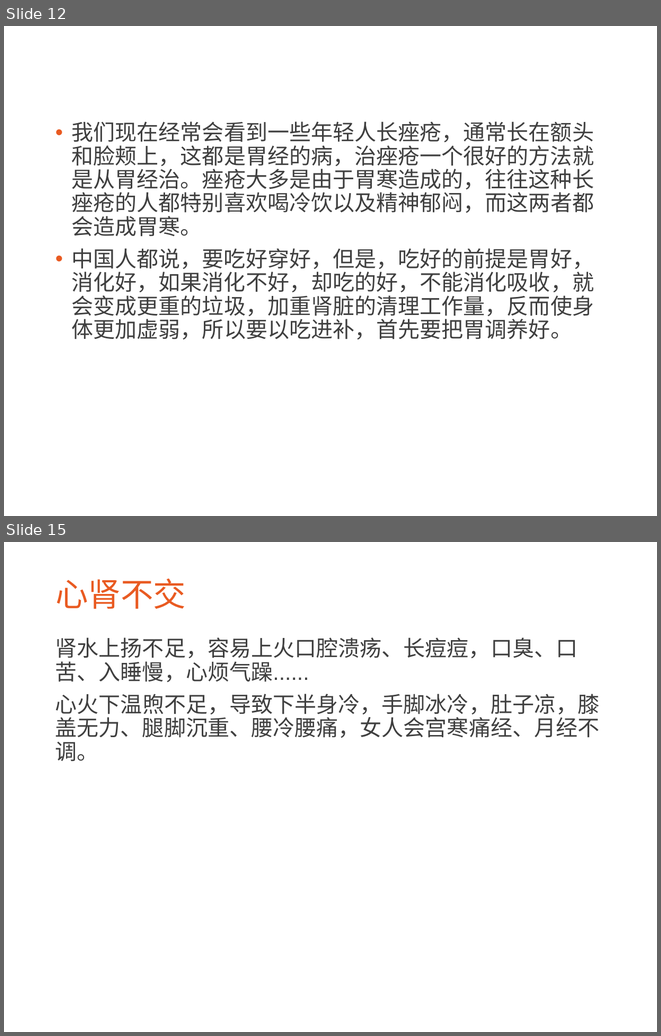
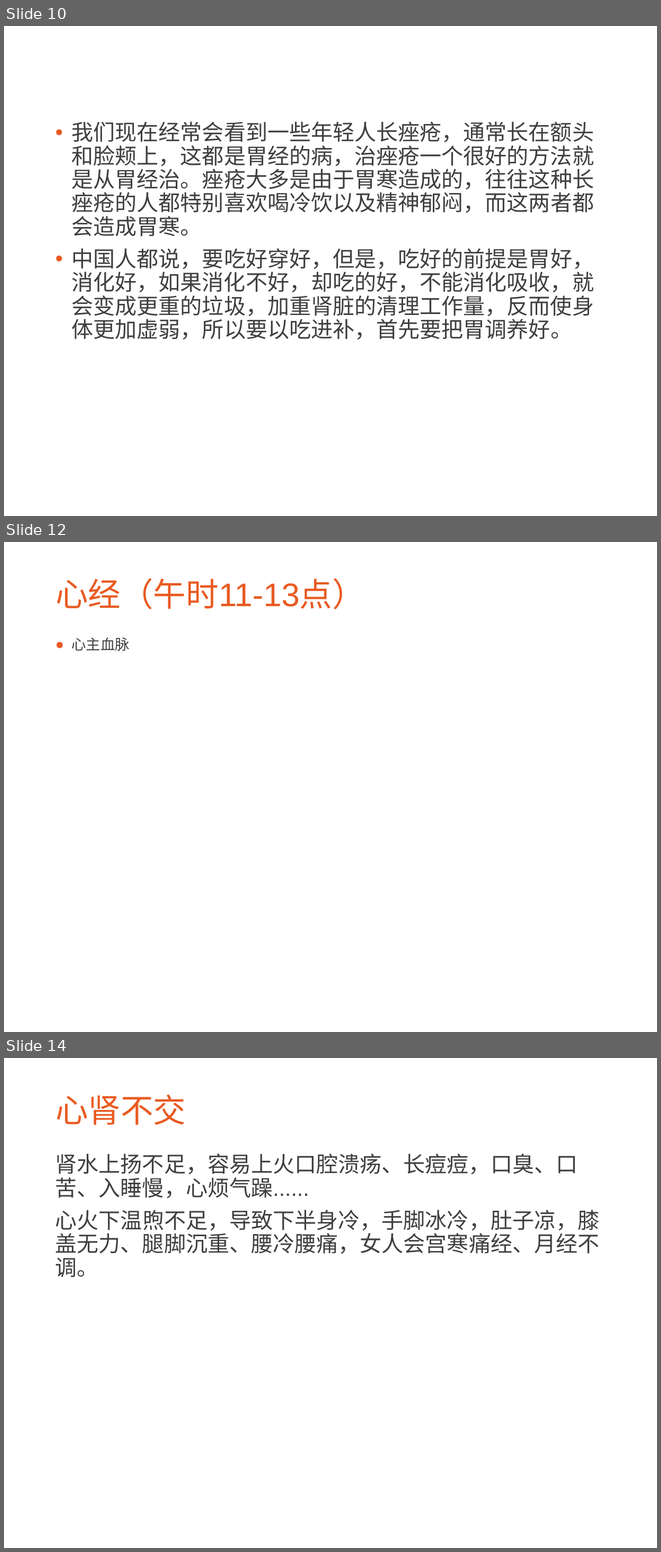
Before and after one commit to CatMan1994/file, a slide deck: 中医与养生分享会/中医与养生.ppt. Shown one above the other, each under a label of ours: slides 12 and 15 before the commit, slides 10, 12 and 14 after it; the slides between them are not shown. The pictures are 661x1036 and 661x1552 pixels, drawn with LibreOffice and Linux fonts; fonts in the diff are those of the drawing; background and template pictures are left out. Boxes give left, top, right and bottom in pixels: in the first picture for what was removed or moved away, otherwise in the second. Text is boxed around its words. In the diff, an @@ line names an element or a change of style, - is before the commit and + after.

```diff
--- a/中医与养生分享会/中医与养生.ppt
+++ b/中医与养生分享会/中医与养生.ppt
@@ slide 12 added at box(4, 542, 657, 1032), background picture (left out) @@
@@ title added at box(55, 578, 365, 609), 36 pt, text #E95A21 @@
+心经（午时11-13点）
@@ text added at box(72, 637, 130, 651), 16 pt, text #3F3F3F @@
+● 心主血脉
@@ what was slide 12 is now slide 10 @@
@@ what was slide 15 is now slide 14 @@
```
Also in this commit, not shown: 10 slides changed, 2 slides removed, 1 other file.
